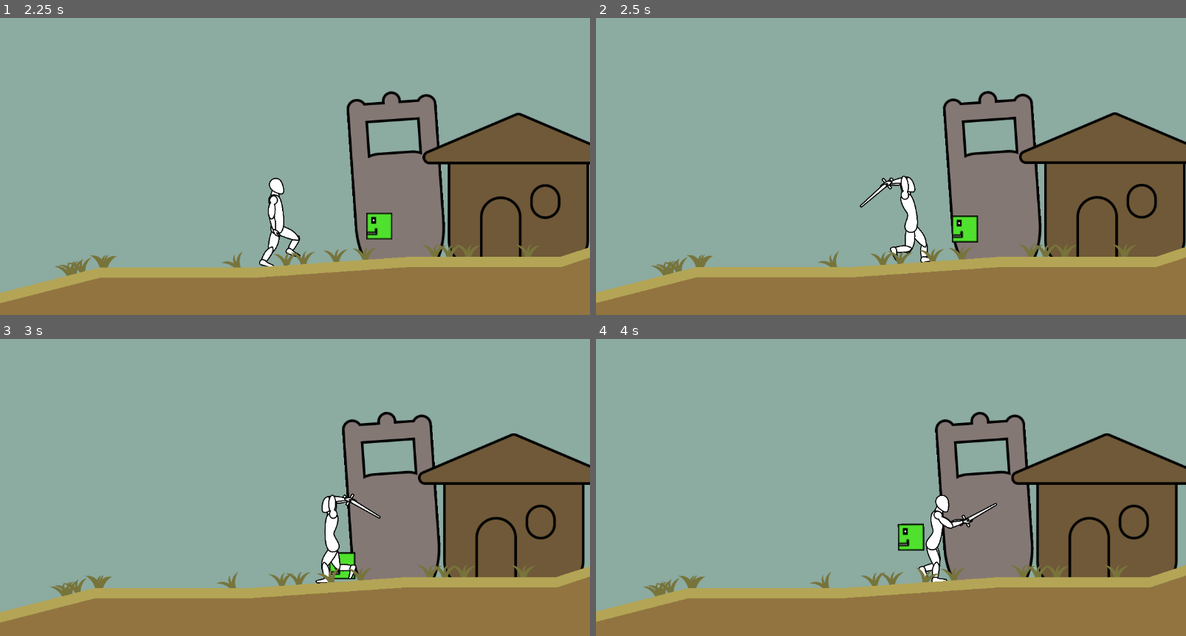
Above: before the commit, frames 1-4 (two rows, left to right).
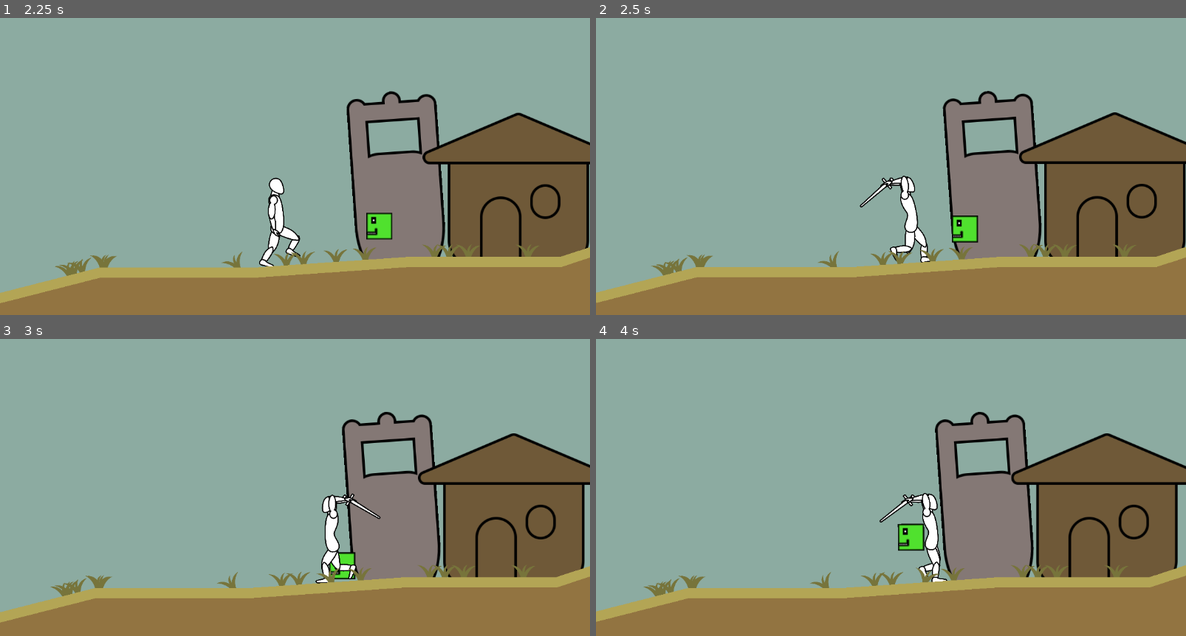
Above: after the commit, the same moments.

Repository: kir-55/TheArmheide
Game: Godot game, scene res://Scenes/Game.tscn
The game is run twice, just before and just after one commit, with the same random seed, the same clock (stepped at 60 frames per second) and the same inputs. The engine's default icon, where the game draws it, is replaced by a stand-in: a white triangle on a blue panel in a dark square.
Inputs (mouse positions are in pixels of both pictures, inside the frame that each line leads up to):
- Up to frame 1 (2.25 s): move the mouse to (424, 133) at 0.52 s; press the mouse at (424, 133) at 0.53 s; move the mouse to (177, 166) at 1.27 s; release the mouse at (177, 166) at 1.28 s; click (177, 166) at 1.35 s; move the mouse to (354, 77) at 2.02 s; press the mouse at (354, 77) at 2.03 s
- Up to frame 2 (2.5 s): no input
- Up to frame 3 (3 s): move the mouse to (265, 537) at 2.77 s; release the mouse at (265, 537) at 2.78 s; click (265, 537) at 2.85 s
- Up to frame 4 (4 s): move the mouse to (1068, 520) at 3.52 s; press the mouse at (1068, 520) at 3.53 s

Frame 1 is identical in both runs. In frame 2, less than 0.1% of the frame differs, in the area x 44-55%, y 53-70%; in frame 3, 0.1%; in frame 4, 0.9%, in the area x 48-68%, y 51-72%.

Commit message:
Small changes to player attack behaviour(trying to merge local with remote)

Diff:
--- a/Scenes/Player.tscn
+++ b/Scenes/Player.tscn
@@ -1275,118 +1275,118 @@
 
 [node name="FootBack" type="Sprite2D" parent="Flippable/Parts"]
 z_index = -1
-position = Vector2(548.347, 913.569)
-rotation = -1.12695
+position = Vector2(355.623, 989.848)
+rotation = -0.0417244
 scale = Vector2(0.999972, 0.999972)
 texture = ExtResource("2_wi2do")
 offset = Vector2(-31.9269, 3)
 
 [node name="CalfBack" type="Sprite2D" parent="Flippable/Parts"]
 z_index = -2
-position = Vector2(438.978, 901.627)
-rotation = -1.52469
+position = Vector2(330.409, 882.757)
+rotation = -0.293887
 scale = Vector2(0.999974, 0.999974)
 texture = ExtResource("3_polev")
 offset = Vector2(-1.93497, 48)
 
 [node name="LegBack" type="Sprite2D" parent="Flippable/Parts"]
 z_index = -2
-position = Vector2(387.739, 743.847)
-rotation = -0.241377
+position = Vector2(392.878, 729.077)
+rotation = 0.458717
 scale = Vector2(0.999981, 0.999981)
 texture = ExtResource("4_h2pnv")
 offset = Vector2(0, 72)
 
 [node name="FootFront" type="Sprite2D" parent="Flippable/Parts"]
 z_index = 1
-position = Vector2(301.4, 989.819)
-rotation = 0.230187
-scale = Vector2(0.999973, 0.999973)
+position = Vector2(520.852, 899.043)
+rotation = -1.23208
+scale = Vector2(0.999974, 0.999974)
 texture = ExtResource("2_wi2do")
 offset = Vector2(-32.459, 3)
 
 [node name="CalfFront" type="Sprite2D" parent="Flippable/Parts"]
-position = Vector2(313.164, 878.441)
-rotation = 0.0572234
-scale = Vector2(0.999974, 0.999974)
+position = Vector2(408.897, 895.966)
+rotation = -1.59132
+scale = Vector2(0.999975, 0.999975)
 texture = ExtResource("3_polev")
 offset = Vector2(0, 50)
 
 [node name="LegFront" type="Sprite2D" parent="Flippable/Parts"]
 z_index = -1
-position = Vector2(405.772, 758.672)
-rotation = 0.698621
-scale = Vector2(0.999978, 0.999978)
+position = Vector2(410.335, 744.576)
+rotation = 0.0499206
+scale = Vector2(0.999979, 0.999979)
 texture = ExtResource("4_h2pnv")
 offset = Vector2(-3, 74)
 
 [node name="Head" type="Sprite2D" parent="Flippable/Parts"]
 z_index = 1
-position = Vector2(389.203, 426.1)
-rotation = -0.193717
+position = Vector2(406.406, 411.615)
+rotation = -0.155738
 scale = Vector2(0.999984, 0.999984)
 texture = ExtResource("5_tdh2i")
 offset = Vector2(-15, -24)
 
 [node name="Neck" type="Sprite2D" parent="Flippable/Parts"]
 z_index = -1
-position = Vector2(390.883, 482.475)
-rotation = 3.09133
+position = Vector2(405.944, 468.013)
+rotation = 3.12931
 scale = Vector2(0.999984, 0.999984)
 texture = ExtResource("6_di4k6")
 offset = Vector2(1.67726, 34.3009)
 
 [node name="HandBack" type="Sprite2D" parent="Flippable/Parts"]
 z_index = -3
-position = Vector2(514.019, 377.037)
-rotation = -1.73008
+position = Vector2(532.995, 367.326)
+rotation = -1.6921
 scale = Vector2(0.999982, 0.999982)
 texture = ExtResource("7_j7ejh")
 offset = Vector2(-10, 26)
 
 [node name="LowarmBack" type="Sprite2D" parent="Flippable/Parts"]
 z_index = -1
-position = Vector2(396.847, 373.116)
-rotation = -1.54541
+position = Vector2(416.056, 358.959)
+rotation = -1.50743
 scale = Vector2(0.999982, 0.999982)
 texture = ExtResource("8_0jtyr")
 offset = Vector2(-6, 56)
 
 [node name="ShoulderBack" type="Sprite2D" parent="Flippable/Parts"]
 z_index = -1
-position = Vector2(402.382, 505.228)
-rotation = -3.10565
+position = Vector2(416.571, 491.186)
+rotation = -3.06767
 scale = Vector2(0.999984, 0.999984)
 texture = ExtResource("9_a4fc2")
 offset = Vector2(2, 57)
 
 [node name="HandFront" type="Sprite2D" parent="Flippable/Parts"]
 z_index = 2
-position = Vector2(494.9, 367.866)
-rotation = -1.69675
+position = Vector2(514.238, 357.436)
+rotation = -1.65877
 scale = Vector2(0.999982, 0.999982)
 texture = ExtResource("7_j7ejh")
 offset = Vector2(-10, 26)
 
 [node name="LowarmFront" type="Sprite2D" parent="Flippable/Parts"]
 z_index = 1
-position = Vector2(381.763, 356.385)
-rotation = -1.47087
+position = Vector2(401.619, 341.668)
+rotation = -1.43289
 scale = Vector2(0.999982, 0.999982)
 texture = ExtResource("8_0jtyr")
 offset = Vector2(-6.87169, 50.9186)
 
 [node name="ShoulderFront" type="Sprite2D" parent="Flippable/Parts"]
 z_index = 2
-position = Vector2(402.001, 482.115)
-rotation = 3.10545
+position = Vector2(417.068, 468.075)
+rotation = -3.13976
 scale = Vector2(0.999983, 0.999983)
 texture = ExtResource("9_a4fc2")
 offset = Vector2(3, 55)
 
 [node name="Body" type="Sprite2D" parent="Flippable/Parts"]
-position = Vector2(398.584, 743.365)
-rotation = -0.0541455
+position = Vector2(403.733, 729.007)
+rotation = -0.0161664
 scale = Vector2(0.999984, 0.999984)
 texture = ExtResource("10_od11n")
 offset = Vector2(-2.76303, -115.71)
@@ -1594,10 +1594,11 @@
 [node name="TheArmheideSword" type="Sprite2D" parent="."]
 visible = false
 z_index = -3
-position = Vector2(34.8242, 22.0889)
-rotation = 2.13059
+position = Vector2(39.5528, 19.806)
+rotation = 2.16857
 scale = Vector2(0.249995, 0.249995)
 texture = ExtResource("11_a4inu")
 offset = Vector2(-0.213623, -130.364)
 
 [connection signal="body_entered" from="Flippable/Area2D" to="." method="_on_area_2d_body_entered"]
+[connection signal="body_exited" from="Flippable/Area2D" to="." method="_on_area_2d_body_exited"]
--- a/Scripts/Player.gd
+++ b/Scripts/Player.gd
@@ -10,7 +10,7 @@
 var run_endless = false
 var destination_x: float = 0.0
 
-
+var enemies_near := 0
 
 var ready_to_attack = false
 var last_time_attacked := 0 # In miliseconds
@@ -50,6 +50,11 @@
 		last_floor_normal = Vector2.UP  # Reset to default if not on floor
 
 func _process(delta):
+	if enemies_near > 0 and !ready_to_attack:
+		prepare_for_attack()
+	elif enemies_near > 0:
+		attack()
+
 	if ready_to_attack and  Time.get_ticks_msec() - last_time_attacked > chill_out_delay:
 		ready_to_attack = false
 	elif ready_to_attack:
@@ -94,7 +99,13 @@
 
 
 func _on_area_2d_body_entered(body):
-	print("some body enetered")
 	if body.is_in_group("enemies"):
-		prepare_for_attack()
-		attack()
+		enemies_near += 1
+		print("enemies near: " + str(enemies_near))
+
+
+
+func _on_area_2d_body_exited(body):
+	if body.is_in_group("enemies"):
+		enemies_near -= 1
+		print("enemies near: " + str(enemies_near))
--- a/line.tres
+++ b/line.tres
@@ -86,7 +86,6 @@
 
 }
 "
-graph_offset = Vector2(-116.963, 676.307)
 mode = 1
 flags/light_only = false
 nodes/vertex/0/position = Vector2(1260, 200)
